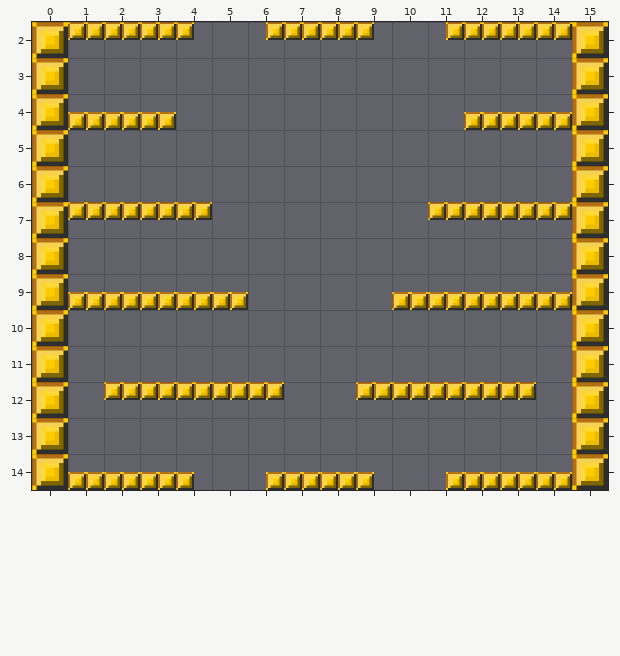
Two versions of a level (Tiled map, Demo/assets/maps/07.tmx). The first picture shows the starting point.
Cells are 64x64 px. Shown: x 0..15, y 2..14.
Now the later version:
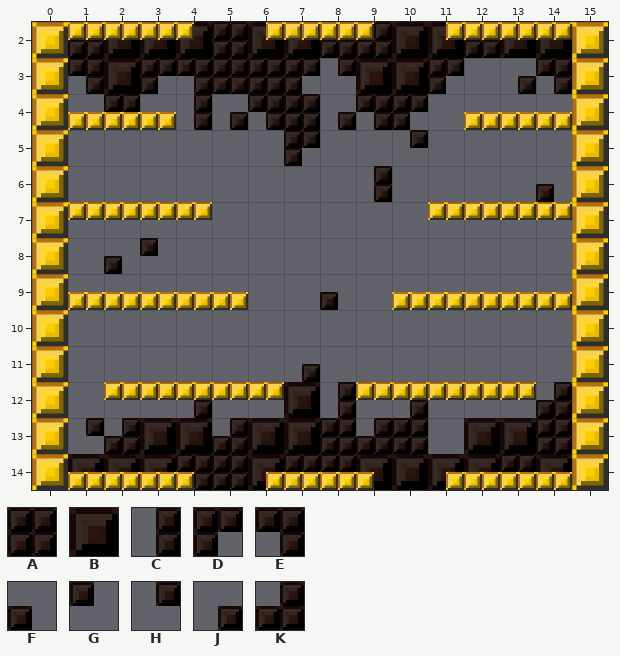
Key: from "block_background": A 28, B 29, C 33, D 34, E 35, F 36, G 37, H 38, J 39, K 41.
_ is an empty cell.
Tiles of an added or newly shown layer are drawn over the layers below it.
From old to new:
{"where": "layer \"background\" (added)"}
{"y":2,"x":1,"old":"______________","new":"ABBBABBAABBABB"}
{"y":3,"x":1,"old":"___________","new":"EBDEAADHBBD"}
{"y":3,"x":13,"old":"__","new":"JE"}
{"y":4,"x":2,"old":"_","new":"E"}
{"y":4,"x":4,"old":"_______","new":"CJEAJED"}
{"y":5,"x":7,"old":"_","new":"D"}
{"y":5,"x":10,"old":"_","new":"H"}
{"y":6,"x":9,"old":"_","new":"C"}
{"y":6,"x":14,"old":"_","new":"F"}
{"y":8,"x":2,"old":"__","new":"FG"}
{"y":9,"x":8,"old":"_","new":"F"}
{"y":11,"x":7,"old":"_","new":"J"}
{"y":12,"x":4,"old":"_","new":"C"}
{"y":12,"x":7,"old":"__","new":"BC"}
{"y":12,"x":10,"old":"_","new":"J"}
{"y":12,"x":14,"old":"_","new":"K"}
{"y":13,"x":1,"old":"__________","new":"HKBBKBBAKA"}
{"y":13,"x":12,"old":"___","new":"BBA"}
{"y":14,"x":1,"old":"______________","new":"BBBAABAABBBBAB"}
{"label":"added","picture_box":[68,22,572,202]}
{"label":"added","picture_box":[104,238,158,274]}
{"label":"added","picture_box":[320,292,338,310]}
{"label":"added","picture_box":[68,364,572,490]}
